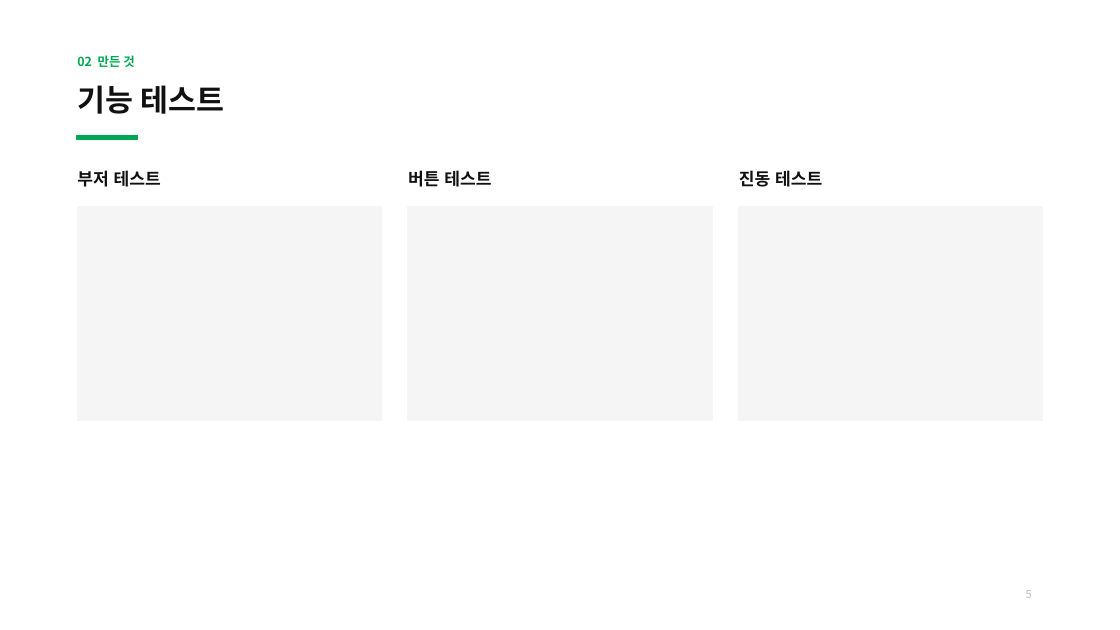
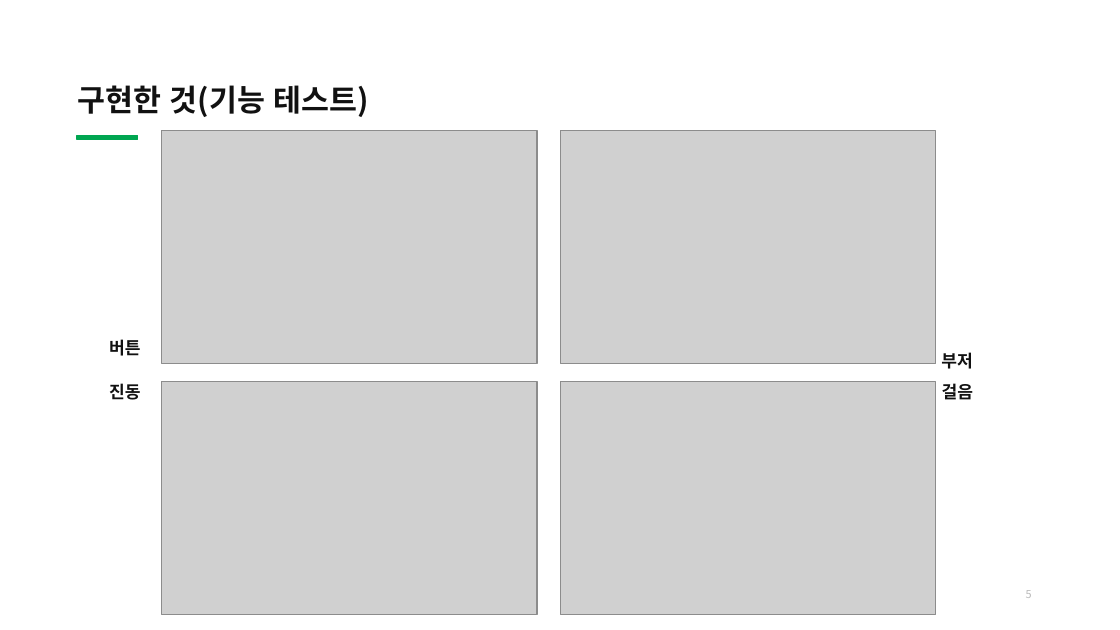
Before and after one commit to bell-ha/fog-cue, a slide deck: slide 5 of 2_중간발표/32203482이종하_개인맞춤형디바이스개발_중간발표.pptx. Drawn at 1120x630 pixels with LibreOffice and Linux fonts; fonts in the diff are those of the drawing; grey boxes stand for pictures. Boxes give left, top, right and bottom in pixels: in the first picture for what was removed or moved away, otherwise in the second. Text is boxed around its words. In the diff, an @@ line names an element or a change of style, - is before the commit and + after.

```diff
--- a/2_중간발표/32203482이종하_개인맞춤형디바이스개발_중간발표.pptx
+++ b/2_중간발표/32203482이종하_개인맞춤형디바이스개발_중간발표.pptx
@@ text removed at [77, 55, 134, 67] @@
-02 만든 것
@@ title at [77, 85, 370, 117]: text changed @@
-기능 테스트
+구현한 것(기능 테스트)
@@ picture added at [161, 131, 536, 364] @@
@@ picture added at [561, 131, 936, 364] @@
@@ text removed at [77, 170, 161, 187] @@
-부저 테스트
@@ text removed at [408, 170, 491, 187] @@
-버튼 테스트
@@ text removed at [739, 170, 822, 187] @@
-진동 테스트
@@ rectangle removed at [77, 207, 381, 420] @@
@@ rectangle removed at [408, 207, 711, 420] @@
@@ rectangle removed at [739, 207, 1043, 420] @@
@@ text added at [109, 339, 141, 356], 11 pt, text #111111, bold @@
+버튼
@@ text added at [941, 352, 973, 369], 11 pt, text #111111, bold @@
+부저
@@ text added at [109, 383, 141, 400], 11 pt, text #111111, bold @@
+진동
@@ picture added at [161, 382, 536, 615] @@
@@ picture added at [561, 382, 936, 615] @@
@@ text added at [942, 383, 974, 400], 11 pt, text #111111, bold @@
+걸음
```
Also in this commit, not shown: 9 other slides changed, 2 slides added, 2 slides removed, 11 other files.
